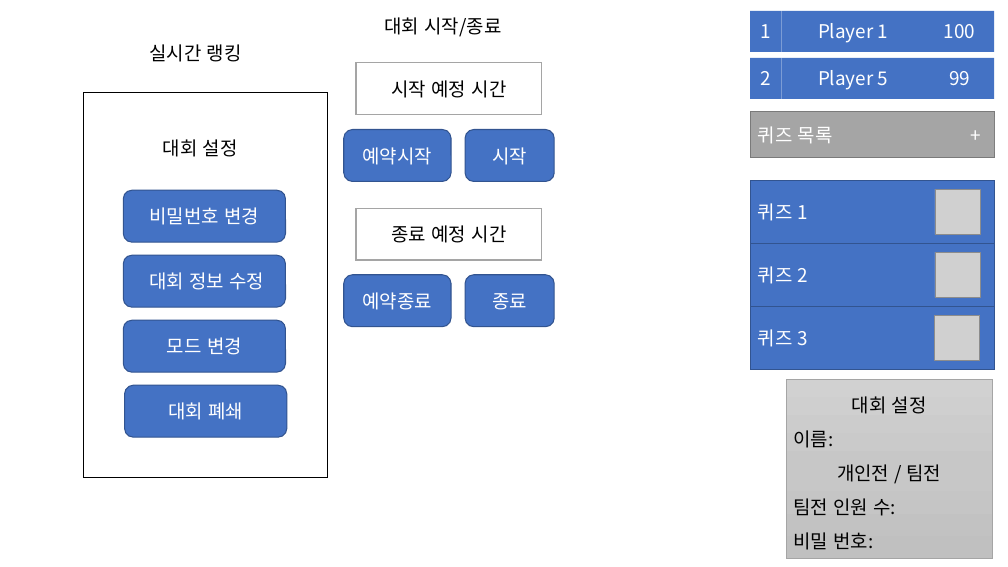
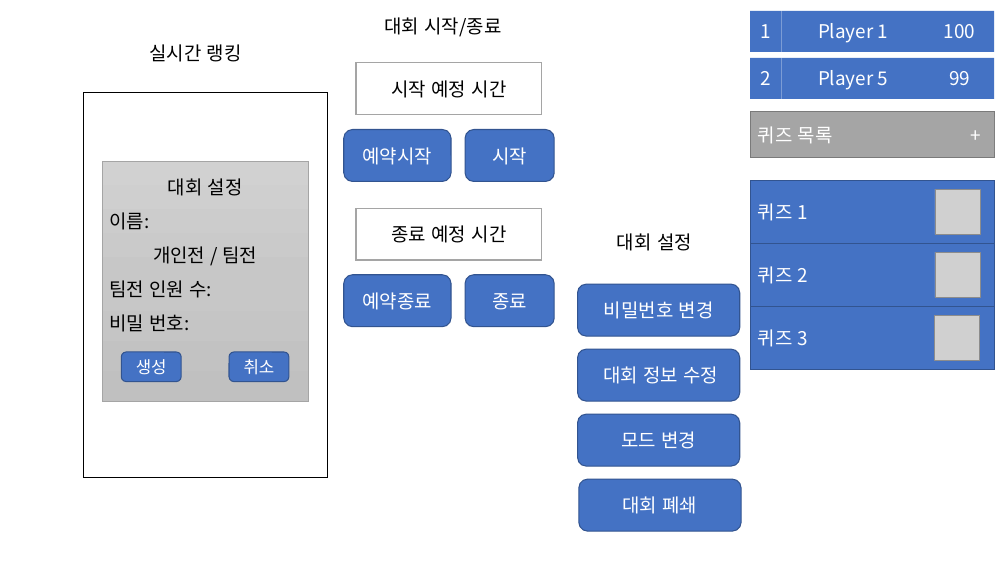
Before and after one commit to teamskh/Project-Treasurehunt_skhu, a slide deck: slide 1 of report/자료제작용ppt/씬 용.pptx. Drawn at 1008x567 pixels with LibreOffice and Linux fonts; fonts in the diff are those of the drawing; grey boxes stand for pictures. Boxes give left, top, right and bottom in pixels: in the first picture for what was removed or moved away, otherwise in the second. Text is boxed around its words. In the diff, an @@ line names an element or a change of style, - is before the commit and + after.

```diff
--- a/report/자료제작용ppt/씬 용.pptx
+++ b/report/자료제작용ppt/씬 용.pptx
@@ rectangle "대회 설정": place and size @@
-rectangle "대회 설정" at [786,379,993,559]
+rectangle "대회 설정" at [102,161,309,402]
@@ 4 rounded rectangles, 1 text: place and size @@
-4 rounded rectangles, 1 text at [123,139,287,438]
+4 rounded rectangles, 1 text at [578,233,742,532]
@@ rounded rectangle added at [121,352,181,382], fill #4472C4, outline #325491 1 pt, 16 pt, text #FFFFFF @@
+생성
@@ rounded rectangle added at [229,352,289,382], fill #4472C4, outline #325491 1 pt, 16 pt, text #FFFFFF @@
+취소
```
Also in this commit, not shown: 1 other slide changed, 5 other files.
